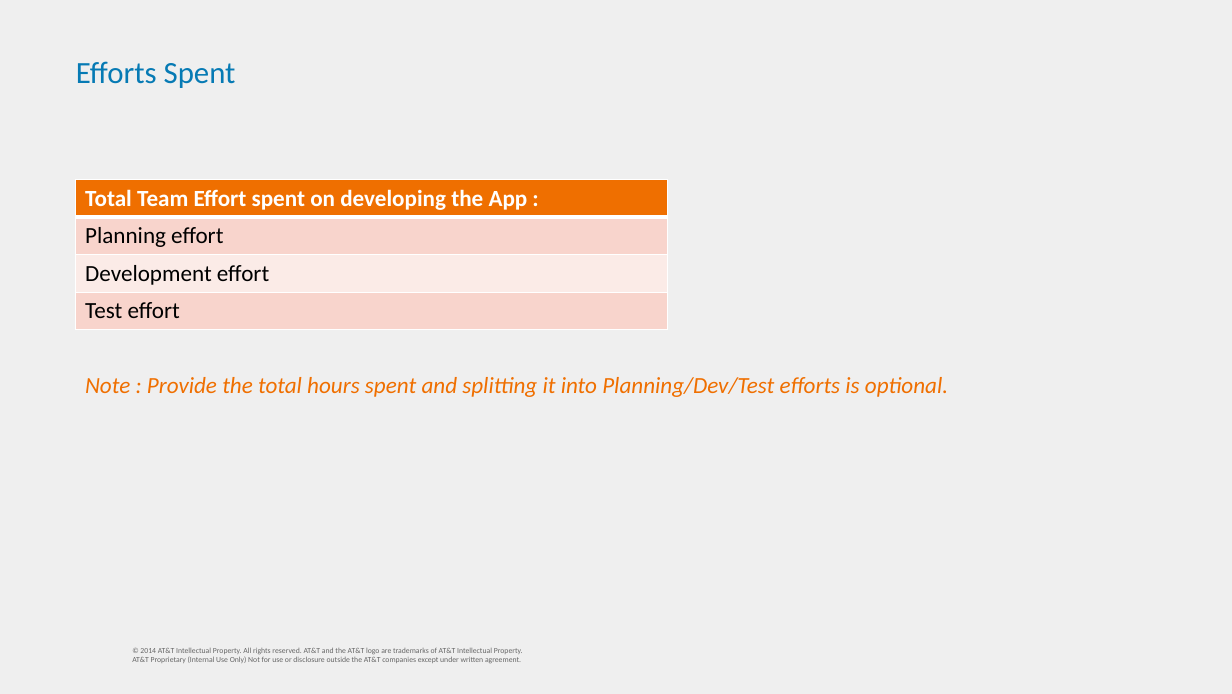
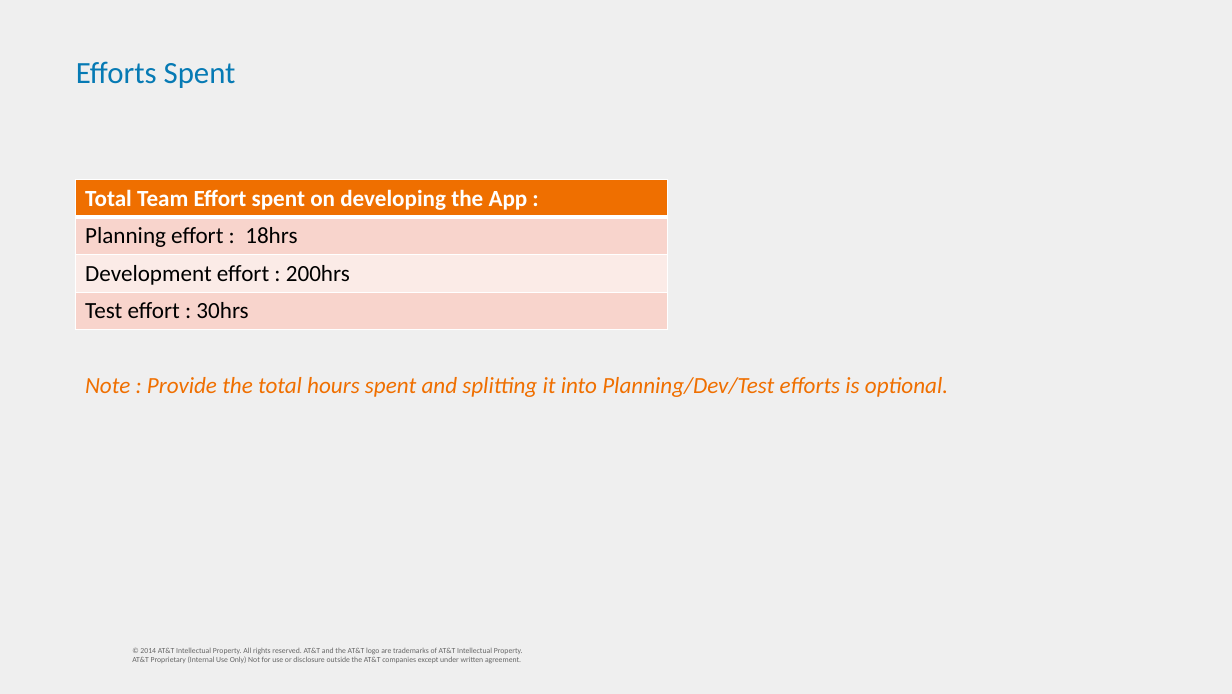
Before and after one commit to km4657/BraveHackers2014, a slide deck: slide 10 of shortener/BraveHackers/web/presentation/Mobilithon_Final_Presentation_Bravehackers.pptx (slide 9 before the commit). Drawn at 1232x694 pixels with LibreOffice and Linux fonts; fonts in the diff are those of the drawing; background and template pictures are left out. Boxes give left, top, right and bottom in pixels: in the first picture for what was removed or moved away, otherwise in the second. Text is boxed around its words. In the diff, an @@ line names an element or a change of style, - is before the commit and + after.

```diff
--- a/shortener/BraveHackers/web/presentation/Mobilithon_Final_Presentation_Bravehackers.pptx
+++ b/shortener/BraveHackers/web/presentation/Mobilithon_Final_Presentation_Bravehackers.pptx
@@ table at <box>76,179,667,329</box> @@
-row 2, column 1: Planning effort
+row 2, column 1: Planning effort : 18hrs
-row 3, column 1: Development effort
+row 3, column 1: Development effort : 200hrs
-row 4, column 1: Test effort
+row 4, column 1: Test effort : 30hrs
```
Also in this commit, not shown: 4 other slides changed, 2 slides added, 1 slide removed, 5 other files.
